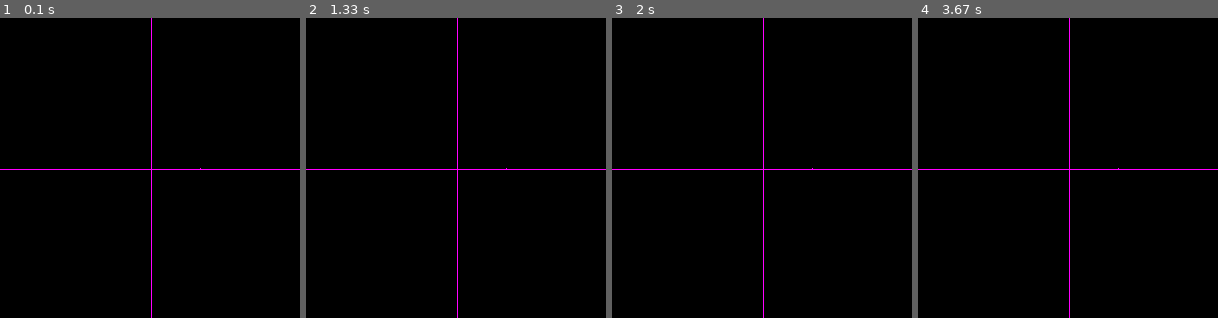
Above: before the commit, frames 1-4 (left to right).
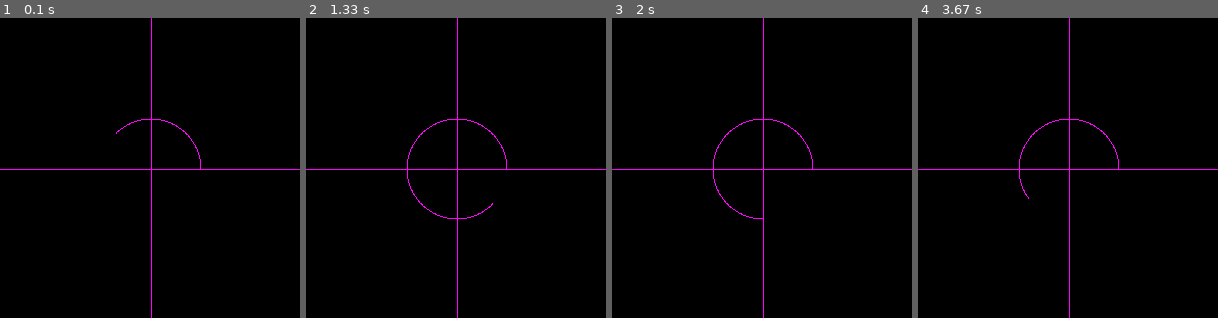
Above: after the commit, the same moments.

Repository: Kingcitaldo125/UnitCirclePygame
Game: pygame game, started from unit_circle.py
Two runs of this game, one before a commit and one after it. Both use one fixed random seed, a clock stepped at 60 frames per second and the inputs below.
Inputs (mouse positions are % of the whole screen's width and height, from its top left):
- Up to frame 1 (0.1 s): no input
- Up to frame 2 (1.33 s): click (50, 56) at 0.38 s; click (60, 72) at 0.72 s; click (86, 85) at 1.05 s
- Up to frame 3 (2 s): click (26, 30) at 1.38 s; click (50, 62) at 1.72 s
- Up to frame 4 (3.67 s): click (36, 29) at 2.05 s; click (85, 76) at 2.38 s; click (18, 60) at 2.72 s; click (21, 31) at 3.05 s; click (26, 68) at 3.38 s
The pictures show only the part of the screen within x 25-75%, y 25-75%; the shares and areas given below are measured in that part.

The runs differ from the first frame. In frame 1, 0.1% of the frame differs, in the area x 38-67%, y 33-50%; in frame 2, 0.3%, in the area x 33-67%, y 33-67%; in frame 3, 0.3%; in frame 4, 0.2%.

Commit message:
implementation of partial circle draw using angles

Diff:
--- a/unit_circle.py
+++ b/unit_circle.py
@@ -5,7 +5,24 @@
 def distance(pos1, pos2):
 	return math.sqrt((pos1[0] - pos2[0])**2 + (pos1[1] - pos2[1])**2)
 
-def draw_circle_angle(screen, midpoint, final_angle):
+def get_angle_pos(angle):
+	anglex = math.cos(math.radians(angle))
+	angley = math.sin(math.radians(angle))
+
+	return (anglex, angley)
+
+def get_translated_position_from_angle(position, angle, scaling_factor=1):
+	pos = get_angle_pos(angle)
+
+	anglex = pos[0]
+	angley = pos[1]
+
+	anglex = position.x + scaling_factor * anglex
+	angley = position.y + scaling_factor * -angley
+
+	return (anglex, angley)
+
+def draw_circle_angle(screen, point, final_angle):
 	if final_angle <= 1:
 		return
 
@@ -13,55 +30,59 @@
 	circle_rad = 50
 
 	for angle in range(1, final_angle):
-		anglex = midpoint[0]
-		angley = midpoint[1]
+		apos = get_angle_pos(angle)
 
-		anglex = anglex + circle_rad * math.cos(math.radians(angle))
-		angley = angley + circle_rad * -math.sin(math.radians(angle))
+		anglex = apos[0]
+		angley = apos[1]
+
+		anglex = point[0] + circle_rad * anglex
+		angley = point[1] + circle_rad * -angley
 
 		screen.set_at((int(anglex), int(angley)), pink_col)
 
 
-def main():
+def main(winx, winy):
 	pygame.display.init()
 
 	black_col = (0,0,0)
 	blue_col = (9,11,141)
 	green_col = (61,192,62)
 	pink_col = (255,0,255)
-
-	winx = 600
-	winy = winx
+	grey_col = (170,170,170)
 
 	screen = pygame.display.set_mode((winx, winy))
 
 	done = False
 
-	midpoint = (winx//2,winy//2)
-	midpoint_distance = int(distance((winx//2,0), midpoint))
+	midpoint = pygame.math.Vector2(winx//2, winy//2)
+	midpoint_distance = int(distance((winx//2, 0), midpoint))
+
 	outline_offset = 25
-	outline_rad = midpoint_distance - outline_offset
+	outline_rad = int(midpoint_distance - outline_offset)
 
-	cangle = 2
-
+	left_vec = pygame.math.Vector2((winx, winy//2)) - midpoint
+	left_vec.normalize_ip()
 
 	while not done:
 		# Update
-		mouse_pos = pygame.mouse.get_pos()
+		mouse_pos = pygame.math.Vector2(pygame.mouse.get_pos())
+
+		loc_vec = mouse_pos - midpoint
+		loc_vec.normalize_ip()
+
+		cangle = int(left_vec.angle_to(loc_vec))
+		if cangle < 0:
+			cangle = -cangle
+		else:
+			cangle = 360 - cangle
+
+		#print("cangle", cangle)
 
 		# Input
 		for e in pygame.event.get():
-			if e.type == pygame.MOUSEBUTTONDOWN:
-				if e.button == 4:
-					cangle += 2
-					cangle = cangle % 366
-				elif e.button == 5:
-					cangle -= 2
-					if cangle <= 0:
-						cangle = 365 - cangle
-
 			if e.type == pygame.KEYDOWN:
 				if e.key == 27: # Esc
+					print("Quitting..")
 					done = True
 
 		# Render
@@ -72,14 +93,31 @@
 		pygame.draw.line(screen, pink_col, (winx//2, 0), (winx//2, winy))
 
 		# outline
-		pygame.draw.circle(screen, blue_col, midpoint, outline_rad, 2)
+		pygame.draw.circle(
+			screen,
+			blue_col,
+			(int(midpoint.x), int(midpoint.y)),
+			outline_rad,
+			2
+		)
 
 		# angle
 		draw_circle_angle(screen, midpoint, cangle)
+
+		# location vector
+		#pygame.draw.line(
+		#	screen,
+		#	grey_col,
+		#	(int(midpoint.x), int(midpoint.y)),
+		#	(int(canglex), int(cangley)),
+		#)
 		pygame.display.flip()
 
 	pygame.display.quit()
 
 
 if __name__ == "__main__":
-	main()
+	winx = 600
+	winy = winx
+
+	main(winx, winy)
